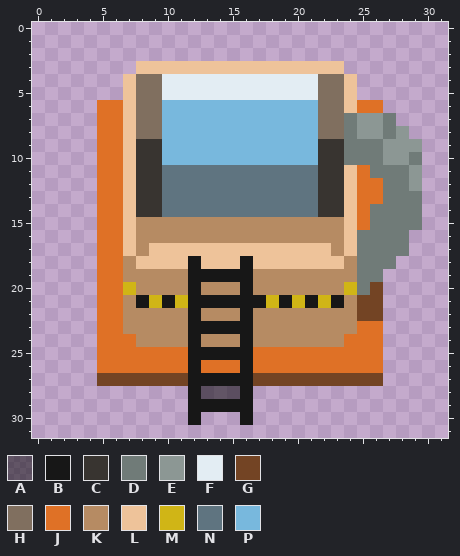
Two versions of one pixel-art sprite, res/power_pump.png. The picture above was drawn from the file before the commit.
The file is 32x32 pixels.
Palette (. is transparent): A #00000080  B #171717  C #383430  D #707b78  E #8c9794  F #e3edf3  G #734424  H #806f5f  J #df7126  K #b68b63  L #eec39a  M #d0b516  N #5f7480  P #78b8dd
Pixels before, first column x 5:
 3 ...LLLLLLLLLLLLLLLL......
 4 ..LHHFFFFFFFFFFFFHHL.....
 5 ..LHHFFFFFFFFFFFFHHL.....
 6 JJLHHPPPPPPPPPPPPHHLJJ...
 7 JJLHHPPPPPPPPPPPPHHDEED..
 8 JJLHHPPPPPPPPPPPPHHDEEDE.
 9 JJLCCPPPPPPPPPPPPCCDDDEEE
10 JJLCCPPPPPPPPPPPPCCDDDEED
11 JJLCCNNNNNNNNNNNNCCLJDDDE
12 JJLCCNNNNNNNNNNNNCCLJJDDE
13 JJLCCNNNNNNNNNNNNCCLJJDDD
14 JJLCCNNNNNNNNNNNNCCLJDDDD
15 JJLKKKKKKKKKKKKKKKKLJDDDD
16 JJLKKKKKKKKKKKKKKKKLDDDD.
17 JJLKLLLLLLLLLLLLLLKLDDDD.
18 JJKLLLLBLLLBLLLLLLLKDDD..
19 JJKKKKKBBBBBKKKKKKKKDD...
20 JJMKKKKBKKKBKKKKKKKMDG...
21 JJKBMBMBBBBBBMBMBMBKGG...
22 JJKKKKKBKKKBKKKKKKKKGG...
23 JJKKKKKBBBBBKKKKKKKKJJ...
24 JJJKKKKBKKKBKKKKKKKJJJ...
25 JJJJJJJBBBBBJJJJJJJJJJ...
26 JJJJJJJBJJJBJJJJJJJJJJ...
27 GGGGGGGBBBBBGGGGGGGGGG...
28 .......BAAAB.............
29 .......BBBBB.............
30 .......B...B.............
Now the later version:
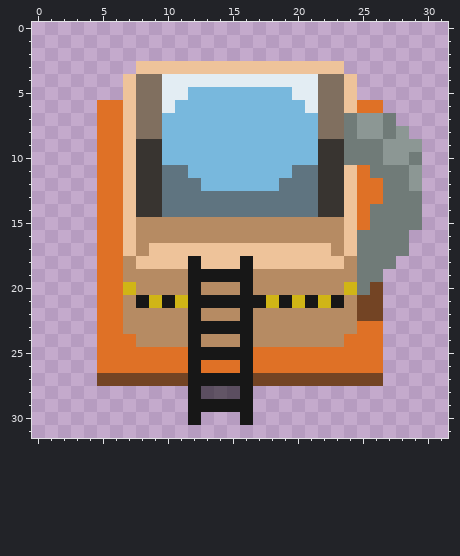
The exact change:
The author changed colour P to colour F in row 6 at x 10 and 21.
The author changed colour F to colour P in row 5 at x 12 to 19.
The author changed colour N to colour P in row 11 at x 12 to 19; in row 12 at x 13 to 18.
Boxes around the changes in both pictures, in picture pixels (x1, y1, x2, y2):
changed: (162, 87, 318, 191)
